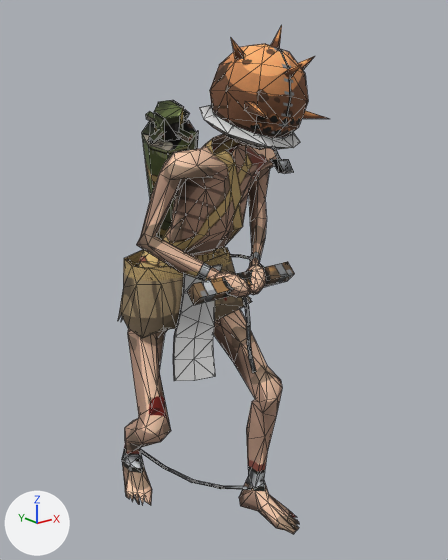
What one commit did to the glTF model client/assets/units/ecclesiastic-prisoner.glb.
Before and after are seen from a 50 mm lens placed at (-0.835, -1.236, 1.091), pointed at (0.049, -0.131, 0.649). Every picture has the same lights, and +X, +Y and +Z are marked at lower left. The older version comes first. Mesh edges are drawn as thin lines. Vertices at exactly the same position are counted once.

The first picture shows 'Accent', 'Back', 'Body', 'Helmet', 'Hip', 'Weapon'.
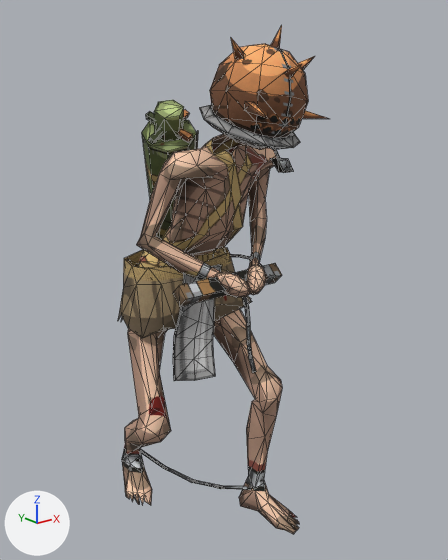
The change, as a list of edits to the scene's bpy script:
```text
Add img_ecclesiastic_prisoner_accent:
    img_ecclesiastic_prisoner_accent = load_image('ecclesiastic-prisoner-Accent', '_unpacked/ecclesiastic-prisoner-Accent', 512, 512, 'sRGB')
Add mat_ecclesiastic_prisoneraccent:
    mat_ecclesiastic_prisoneraccent = bpy.data.materials.new('ecclesiastic-prisonerAccent')
    # uses the picture img_ecclesiastic_prisoner_accent
Change me_accent:
    where me_accent.from_pydata(...)  # 66 vertices, 100 faces; spans x -0.098..0.129, y -0.349..-0.097, z 0.413..1.057
    used by ob_accent; location = (0.0, 0.0, 0.0)
    remove me_accent.materials.append(mat_accent)
    me_accent part 1: texture (UV) coordinates changed
    add me_accent.materials.append(mat_ecclesiastic_prisoneraccent)
Change me_weapon:
    used by ob_weapon; location = (0.0, 0.0, 0.0)
    remove me_weapon.from_pydata(...)  # 48 vertices, 72 faces; spans x -0.133..0.133, y -0.303..-0.236, z 0.484..0.708
    add me_weapon.from_pydata(...)  # 48 vertices, 72 faces; spans x -0.158..0.108, y -0.303..-0.221, z 0.484..0.706
    me_weapon part 2: the loose piece of 8 vertices spanning x -0.133..0.133, y -0.283..-0.236, z 0.661..0.708 is moved by (-0.025, 0.014, -0.002)
Change me_back:
    where me_back.from_pydata(...)  # 176 vertices, 276 faces; spans x -0.133..0.175, y -0.261..0.12, z 0.655..1.063
    used by ob_back; location = (0.0, 0.0, 0.0)
    me_back part 3: 232 kept faces spanning x -0.133..0.175, y -0.261..0.12, z 0.655..1.063 get new texture (UV) coordinates
```

Boxes [x1, y1, x2, y2] around the edits, measured in the pictures (448 x 560 px; the box of a moved part takes in the faces that stretch with it):
'Accent', recoloured, surface changed: [173, 105, 300, 381] in both
'Weapon', reshaped: before [187, 262, 295, 373]; after [173, 263, 282, 373]
part 2 of me_weapon, moved or reshaped: before [187, 262, 295, 305]; after [173, 263, 282, 307]
part 3 of me_back, surface changed: [142, 100, 262, 266] in both
